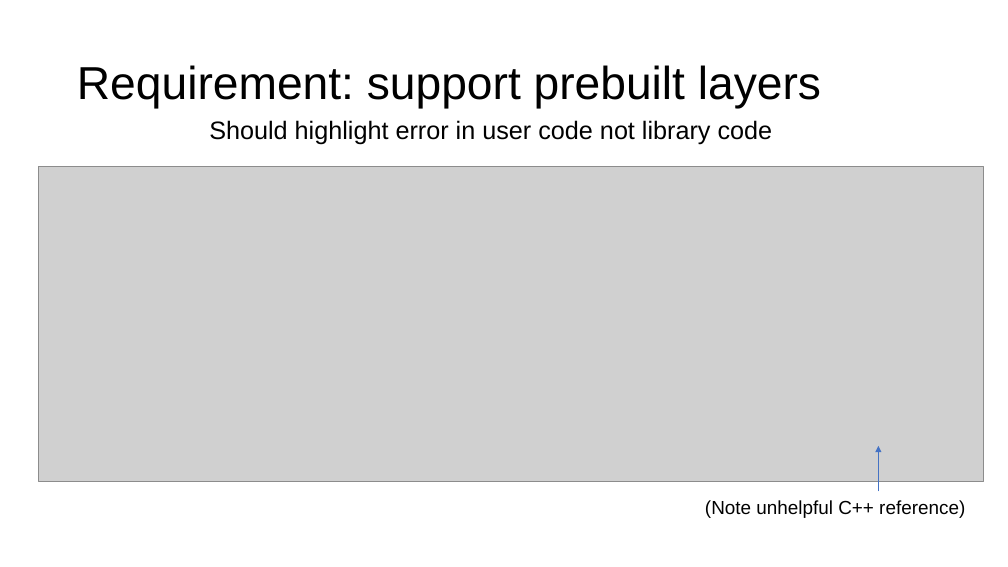
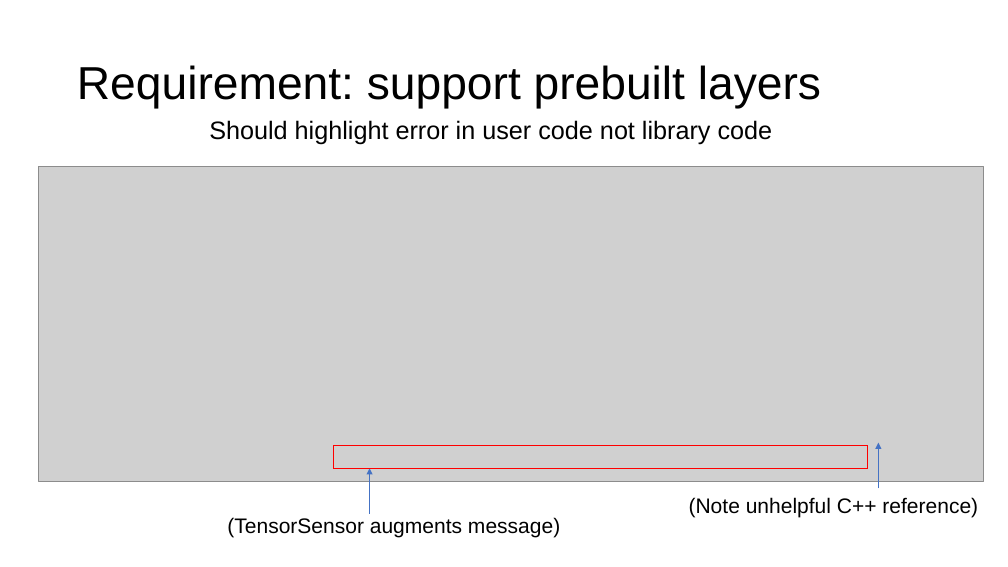
Before and after one commit to parrt/tensor-sensor, a slide deck: slide 9 of talks/strumenta/tensor-sensor.pptx (slide 6 before the commit). Drawn at 1008x567 pixels with LibreOffice and Linux fonts; fonts in the diff are those of the drawing; grey boxes stand for pictures; background and template pictures are left out. Boxes give left, top, right and bottom in pixels: in the first picture for what was removed or moved away, otherwise in the second. Text is boxed around its words. In the diff, an @@ line names an element or a change of style, - is before the commit and + after.

```diff
--- a/talks/strumenta/tensor-sensor.pptx
+++ b/talks/strumenta/tensor-sensor.pptx
@@ rectangle added at (333, 446, 867, 469), outline #FF0000 1 pt @@
@@ arrow moved from (879, 492) - (879, 446) to (879, 488) - (879, 443) @@
@@ arrow (879, 488) - (879, 443): stroke #4472C4 0.5 pt to #4472C4 1 pt @@
@@ arrow added from (370, 514) to (370, 468), #4472C4 0.5 pt @@
@@ text "(Note unhelpful C++ reference)": place and size @@
-text "(Note unhelpful C++ reference)" at (705, 500, 965, 518)
+text "(Note unhelpful C++ reference)" at (689, 497, 978, 518)
@@ text "(Note unhelpful C++ reference)" at (689, 497, 978, 518): size 18 to 20 pt @@
@@ text added at (227, 517, 560, 537), 20 pt, text #000000 @@
+(TensorSensor augments message)
```
Also in this commit, not shown: 13 other slides changed, 4 slides added, 1 slide removed, 1 other file.
